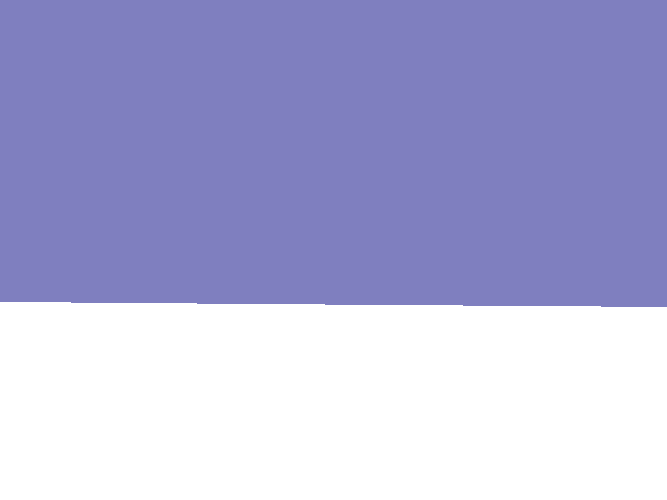
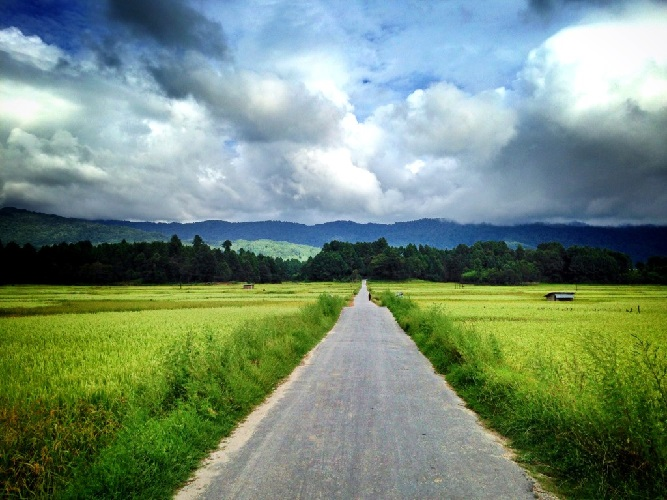
Revision of a layered 667px x 500px image; what changed, layer by layer:
hid "Layer_Sky" over (x1=0, y1=0, x2=667, y2=307)
showed "0001005.jpg" over (x1=0, y1=0, x2=667, y2=500)
